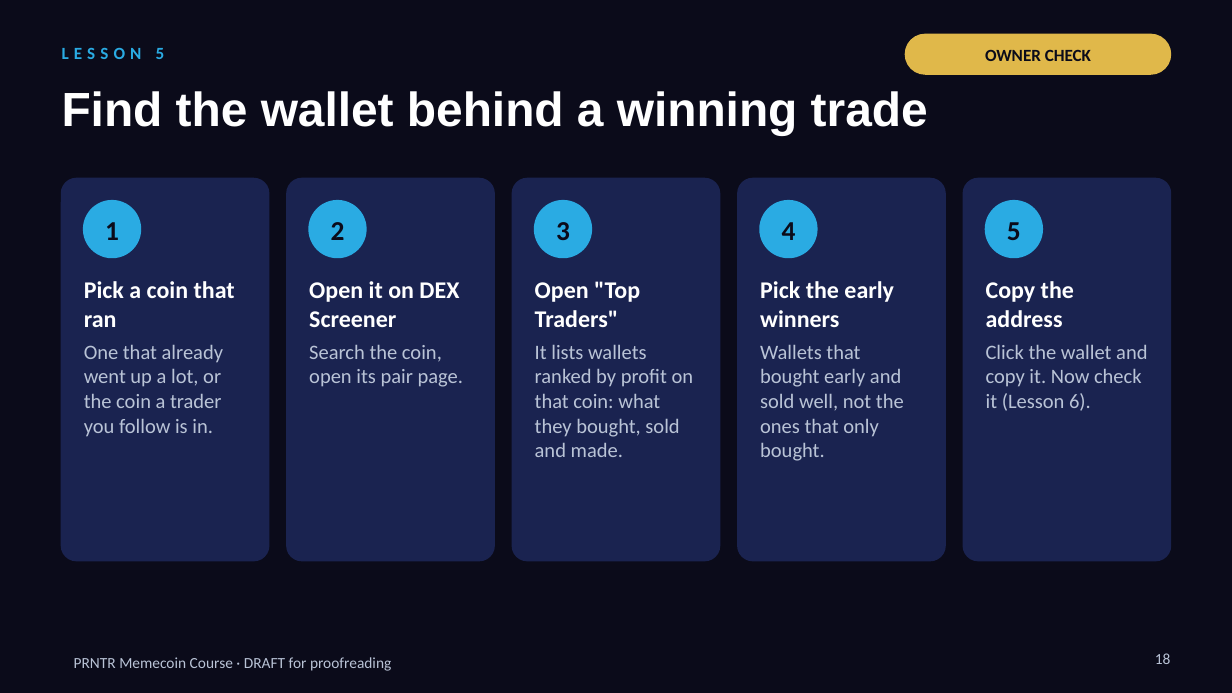
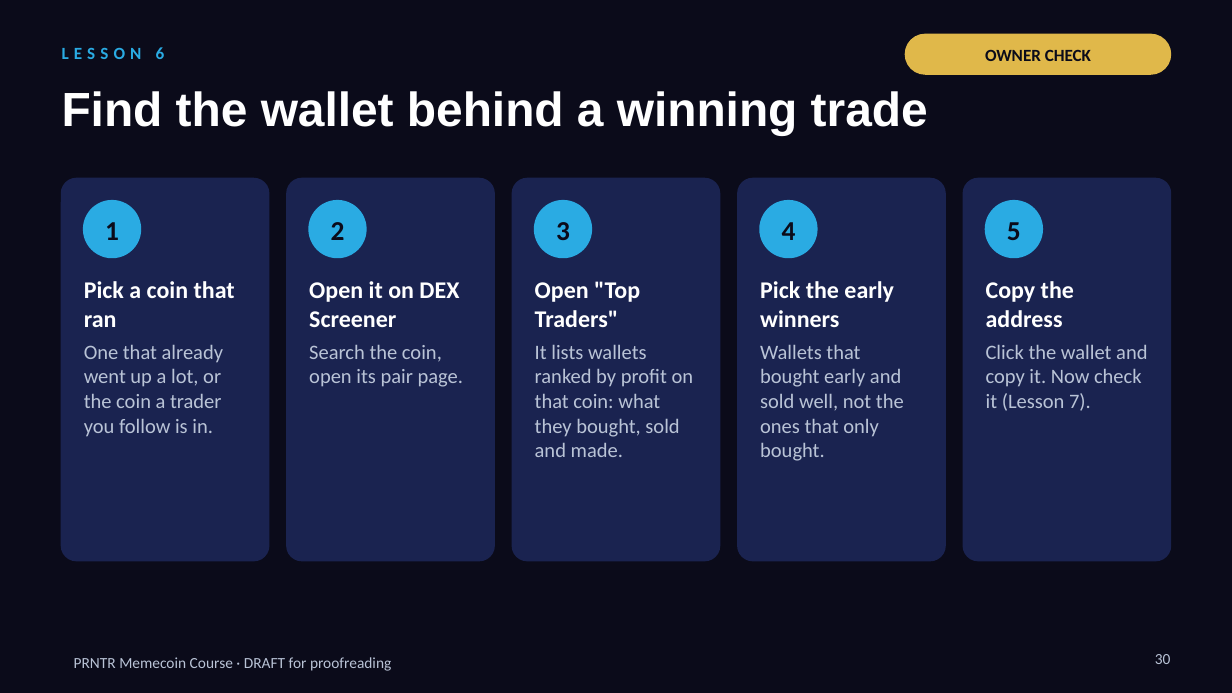
Before and after one commit to dropshippingpharmacist/SDFSDFSFDS, a slide deck: slide 30 of business_course/memecoin_course/PRNTR_Memecoin_Course_DRAFT.pptx (slide 18 before the commit). Drawn at 1232x693 pixels with LibreOffice and Linux fonts; fonts in the diff are those of the drawing. Boxes give left, top, right and bottom in pixels: in the first picture for what was removed or moved away, otherwise in the second. Text is boxed around its words. In the diff, an @@ line names an element or a change of style, - is before the commit and + after.

```diff
--- a/business_course/memecoin_course/PRNTR_Memecoin_Course_DRAFT.pptx
+++ b/business_course/memecoin_course/PRNTR_Memecoin_Course_DRAFT.pptx
@@ text at [62,47,165,59]: text changed @@
-LESSON 5
+LESSON 6
@@ text at [986,345,1147,411]: text changed @@
-Click the wallet and copy it. Now check it (Lesson 6).
+Click the wallet and copy it. Now check it (Lesson 7).
@@ page number at [1155,654,1171,664]: text changed @@
-18
+30
```
Also in this commit, not shown: 22 other slides changed, 14 slides added, 4 other files.
